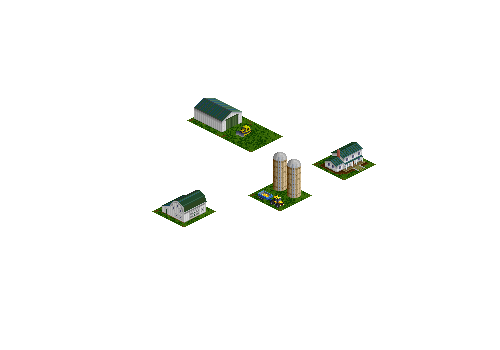
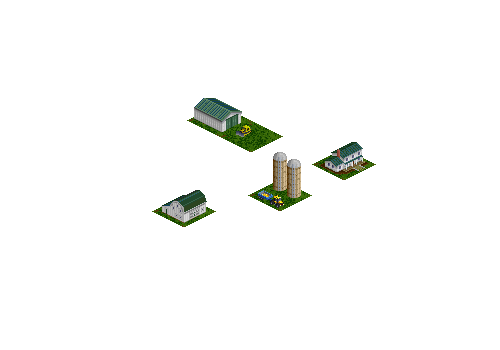
Layered file, before and after one edit (500x350). Changes by layer:
painted on "shed" over [194, 98, 242, 132]
